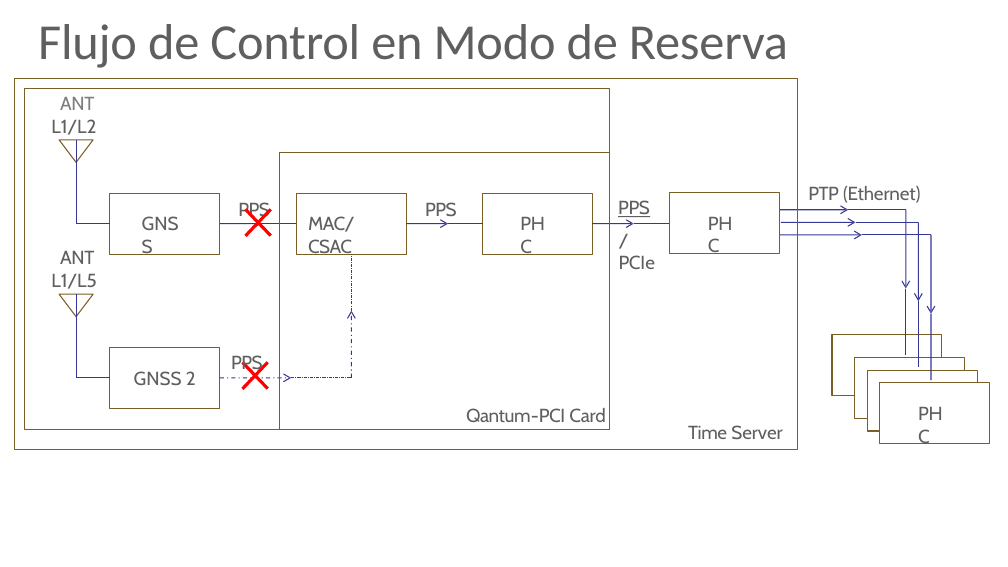
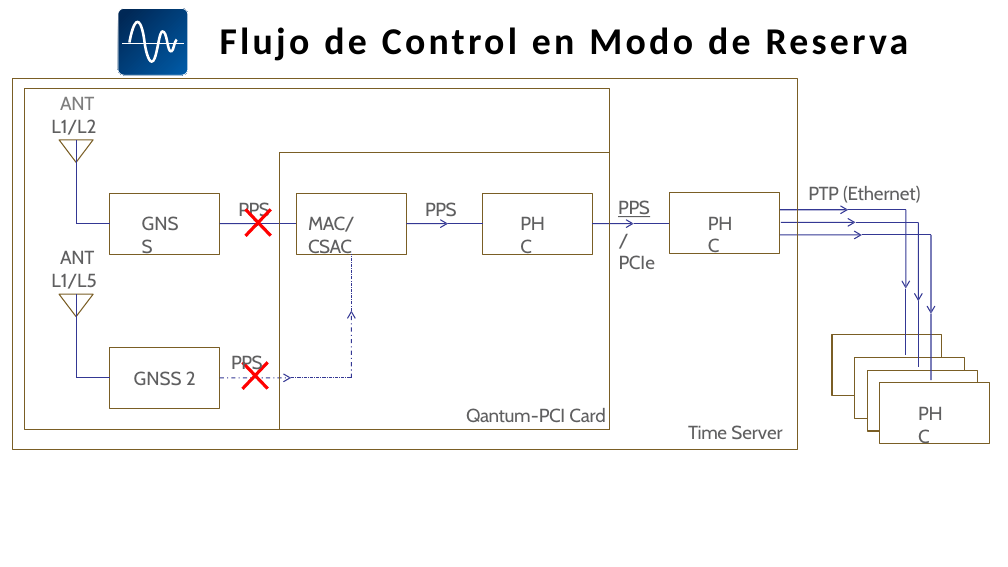
Before and after one commit to SiwaNetwork/QUANTUM, a slide deck: slide 9 of Time-Card/ДОКУМЕНТЫ/МАТЕРИАЛ СТАТЬИ/Синхронизация кейсы на испанском.pptx. Drawn at 1008x567 pixels with LibreOffice and Linux fonts; fonts in the diff are those of the drawing. Boxes give left, top, right and bottom in pixels: in the first picture for what was removed or moved away, otherwise in the second. Text is boxed around its words. In the diff, an @@ line names an element or a change of style, - is before the commit and + after.

```diff
--- a/Time-Card/ДОКУМЕНТЫ/МАТЕРИАЛ СТАТЬИ/Синхронизация кейсы на испанском.pptx
+++ b/Time-Card/ДОКУМЕНТЫ/МАТЕРИАЛ СТАТЬИ/Синхронизация кейсы на испанском.pptx
@@ freeform shape added at [118, 8, 188, 75], fill gradient #005CA9 to #002856, outline #FFFFFF 0.75 pt @@
@@ freeform shape added at [129, 20, 178, 63], fill #FFFFFF @@
@@ title "Flujo de Control en Modo ...": place and size @@
-title "Flujo de Control en Modo ..." at [38, 24, 788, 68]
+title "Flujo de Control en Modo ..." at [220, 27, 909, 61]
@@ title "Flujo de Control en Modo ..." at [220, 27, 909, 61]: size 48 to 36 pt, text colour #5F5F60 to #000000, letter spacing -0.2 to 3.1 pt, bold on @@
@@ freeform shape added at [122, 43, 184, 45], fill #FFFFFF @@
@@ freeform shape at [13, 79, 799, 449]: outline redrawn @@
```
Also in this commit, not shown: 12 other slides changed, 24 slides added, 8 slides removed, 4 other files.
